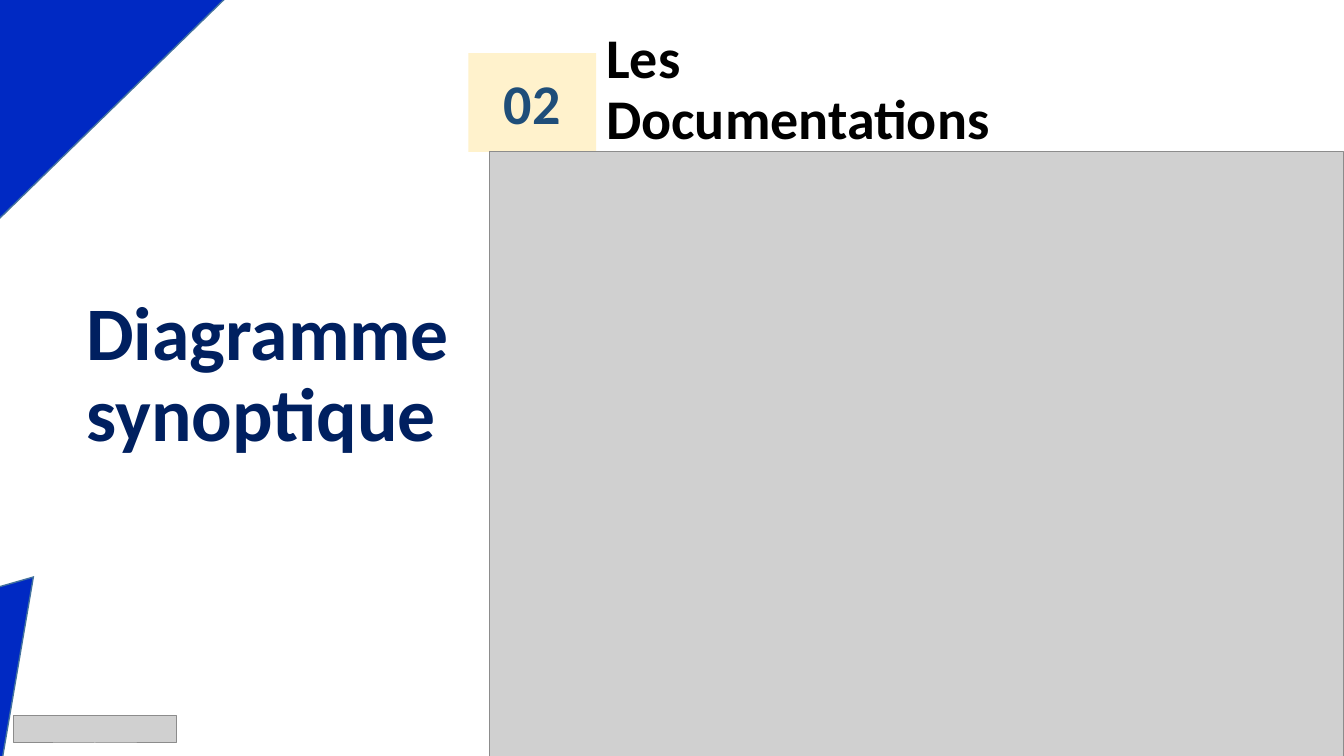
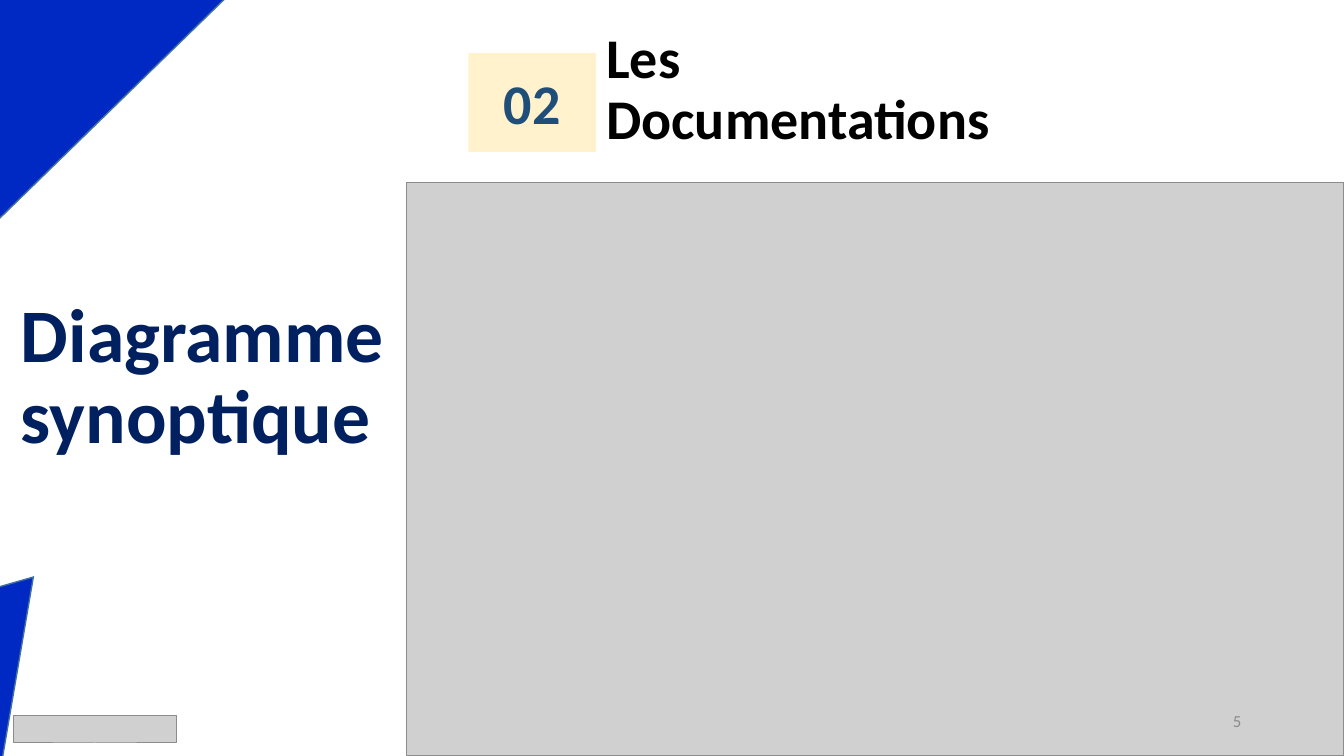
Before and after one commit to LeducJean/ProjetDMX, a slide deck: slide 5 of documentation/Diapo projetDMX.pptx. Drawn at 1344x756 pixels with LibreOffice and Linux fonts; fonts in the diff are those of the drawing; grey boxes stand for pictures. Boxes give left, top, right and bottom in pixels: in the first picture for what was removed or moved away, otherwise in the second. Text is boxed around its words. In the diff, an @@ line names an element or a change of style, - is before the commit and + after.

Commit message:
maj commentaire code + diapo + new doc install manuel + new synoptique global

```diff
--- a/documentation/Diapo projetDMX.pptx
+++ b/documentation/Diapo projetDMX.pptx
@@ picture: place and size @@
-picture at [489,152,1344,756]
+picture at [406,182,1344,756]
@@ subtitle "Diagramme synoptique": place and size @@
-subtitle "Diagramme synoptique" at [86,307,449,453]
+subtitle "Diagramme synoptique" at [21,309,384,455]
@@ page number added at [1233,716,1241,727], 12 pt, text #8C8C8C @@
+5
```
Also in this commit, not shown: 22 other slides changed, 5 other files.
